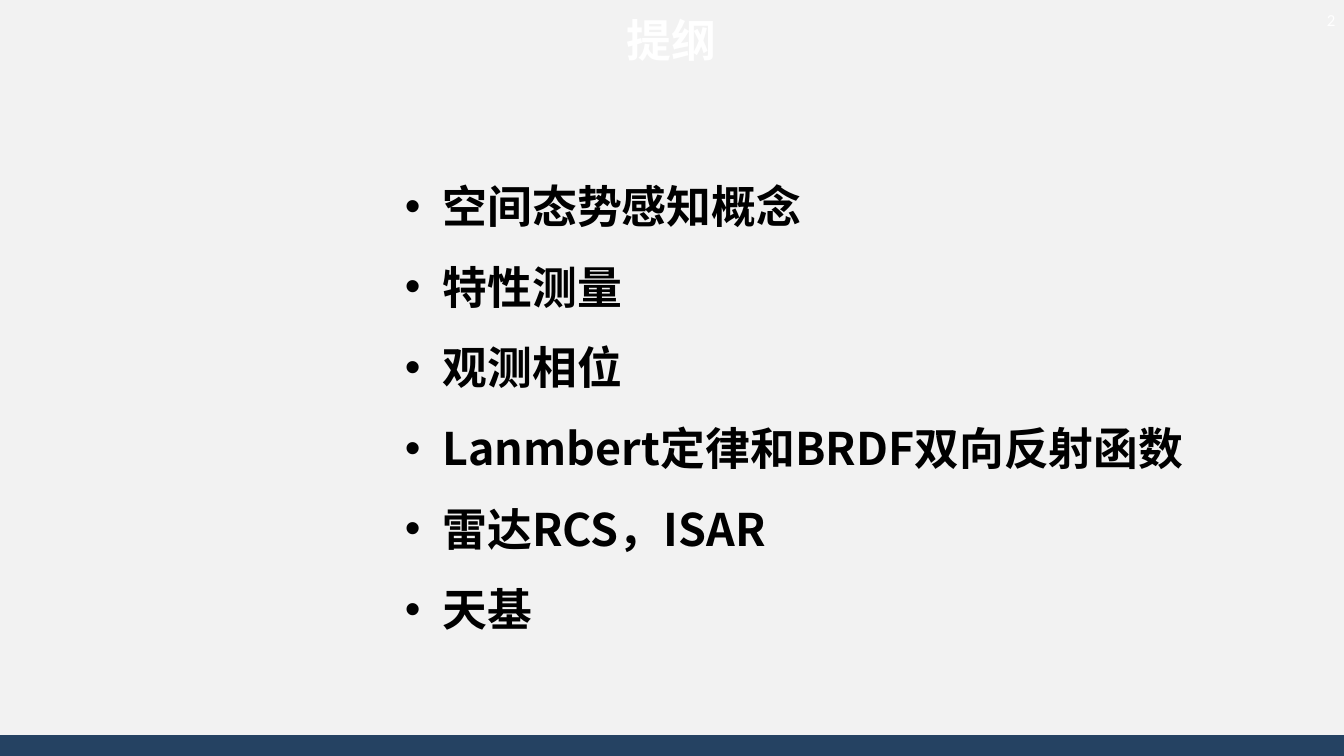
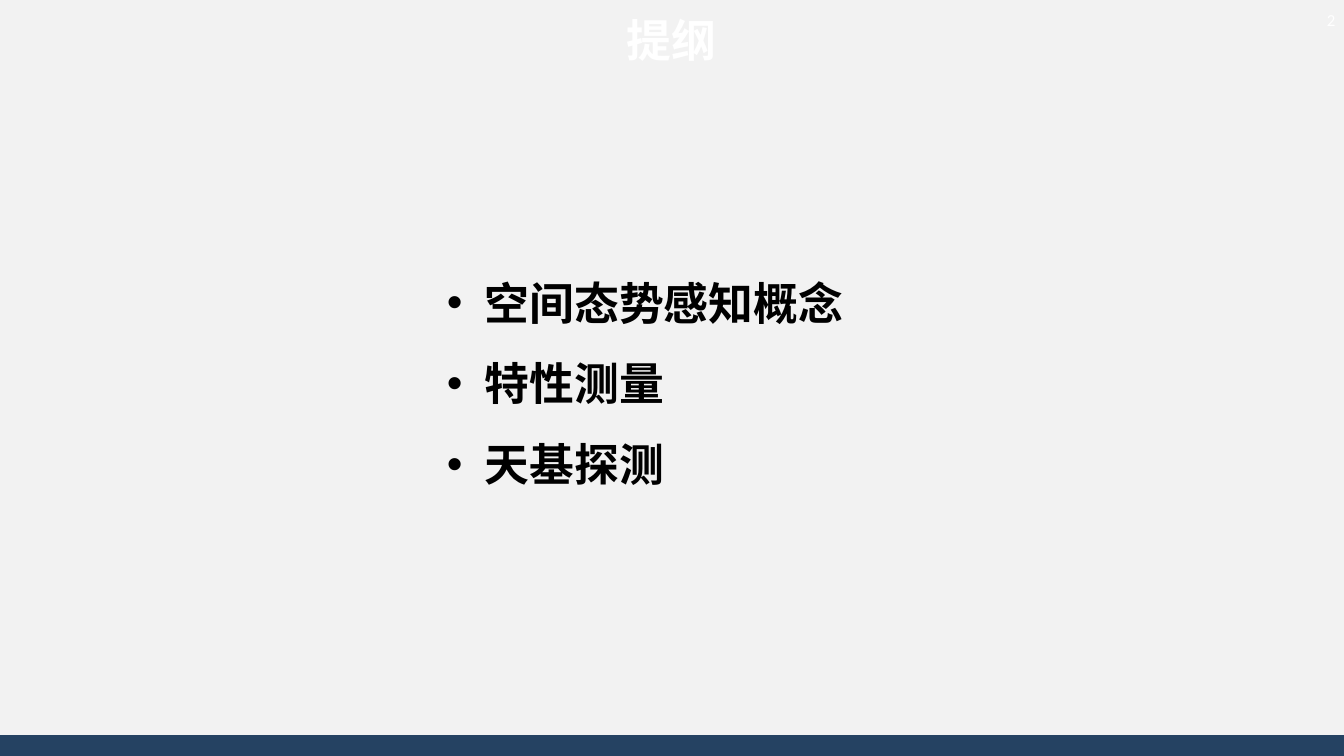
Before and after one commit to AsBackup/DAOSSA, a slide deck: slide 2 of 16 空间态势感知概念与特性测量.pptx. Drawn at 1344x756 pixels with LibreOffice and Linux fonts; fonts in the diff are those of the drawing; background and template pictures are left out. Boxes give left, top, right and bottom in pixels: in the first picture for what was removed or moved away, otherwise in the second. Text is boxed around its words. In the diff, an @@ line names an element or a change of style, - is before the commit and + after.

```diff
--- a/16 空间态势感知概念与特性测量.pptx
+++ b/16 空间态势感知概念与特性测量.pptx
@@ text "空间态势感知概念": place and size @@
-text "空间态势感知概念" at [443,184,1184,630]
+text "空间态势感知概念" at [485,281,844,485]
@@ text at [485,443,664,485]: text changed @@
-• 观测相位
-• Lanmbert定律和BRDF双向反射函数
-• 雷达RCS，ISAR
-• 天基
+• 天基探测
```
Also in this commit, not shown: 3 other slides changed, 9 slides added, 3 slides removed, 1 other file.
